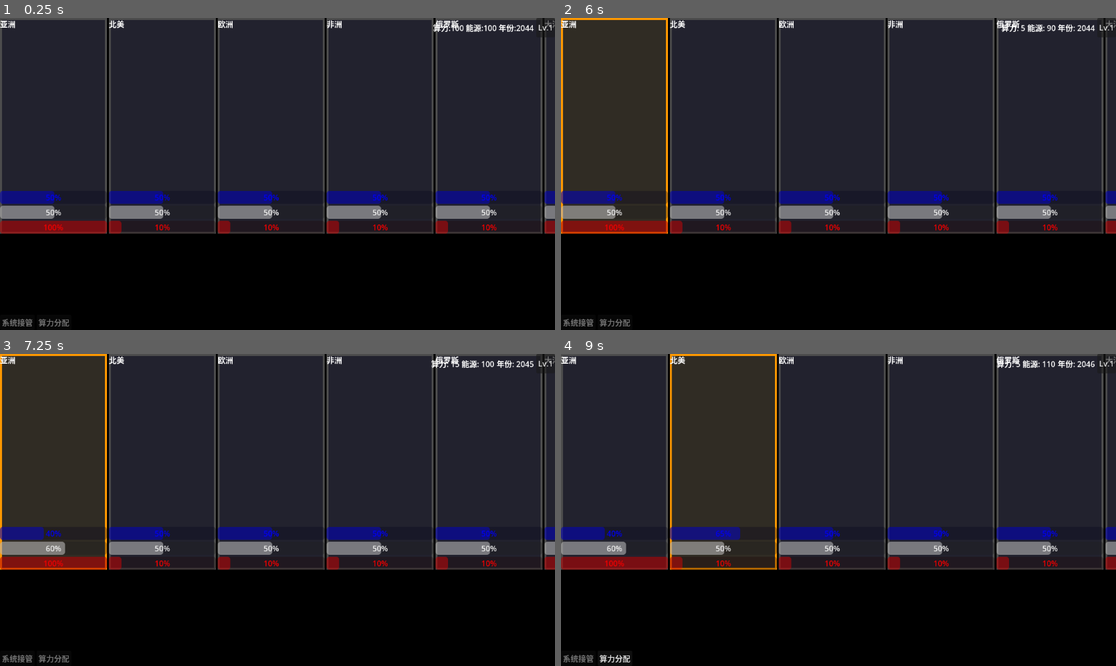
Above: before the commit, frames 1-4 (two rows, left to right).
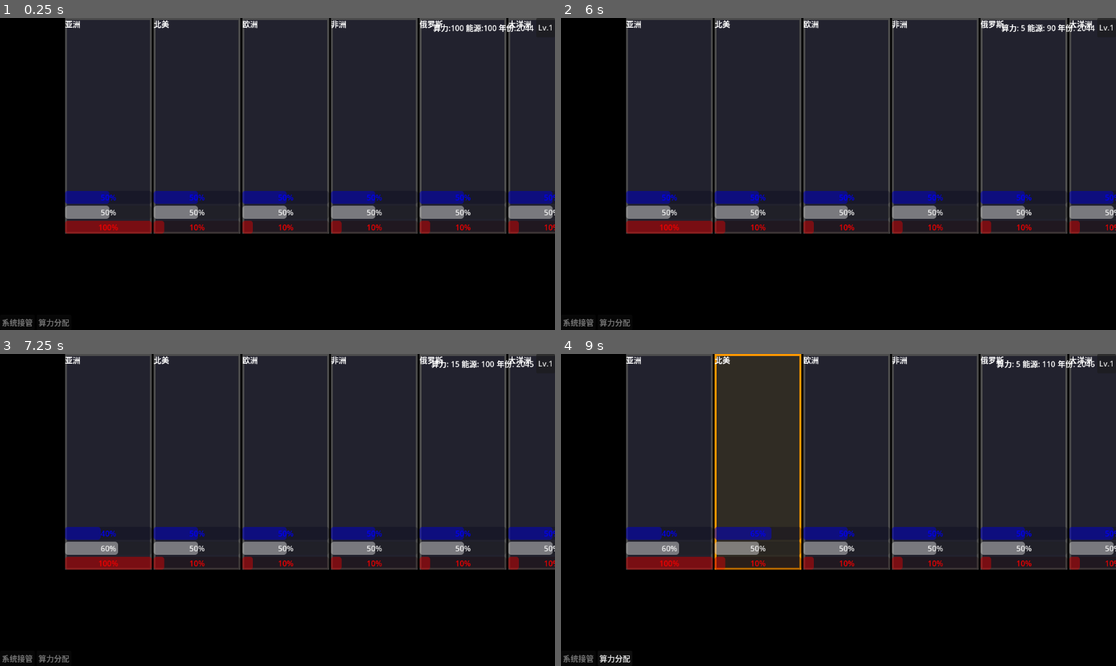
Above: after the commit, the same moments.

Repository: ltzu929/moss
Game: Godot game, scene res://scenes/main_os.tscn
The game is run twice, just before and just after one commit, with the same random seed, the same clock (stepped at 60 frames per second) and the same inputs. The engine's default icon, where the game draws it, is replaced by a stand-in: a white triangle on a blue panel in a dark square.
Inputs (mouse positions are in pixels of both pictures, inside the frame that each line leads up to):
- Up to frame 1 (0.25 s): no input
- Up to frame 2 (6 s): click "Lv.1" at 0.5 s; click "全局接管 (25算力)" at 1.25 s; click "关闭" at 2 s; click "Lv.1" at 2.75 s; click "关闭" at 3.5 s; click "Lv.1" at 4.25 s; click "关闭" at 5 s; tap Enter at 5.75 s; move the mouse to (616, 127) at 5.77 s; click (616, 127) at 5.92 s
- Up to frame 3 (7.25 s): click "旁观" at 6.5 s
- Up to frame 4 (9 s): tap Space at 7.25 s; move the mouse to (721, 463) at 7.27 s; click (721, 463) at 7.42 s; click "算力分配" at 8 s; click "提升秩序 (+15)" at 8.75 s

The runs differ from the first frame. In frame 1, 19% of the frame differs, in the area x 0-100%, y 0-70%; in frame 2, 20%; in frame 3, 20%; in frame 4, 20%.

Commit message:
refactor: 调整板块组件尺寸
- sector_info.tscn: 222x448 → 180x300
- main_os.tscn: 所有板块实例尺寸同步调整
- 为3列网格布局预留空间

Diff:
--- a/scenes/main_os.tscn
+++ b/scenes/main_os.tscn
@@ -46,37 +46,37 @@
 alignment = 1
 
 [node name="SectorInfoAsia" parent="SectorInfoContainer" unique_id=845453540 instance=ExtResource("2_qcklt")]
-custom_minimum_size = Vector2(222, 448)
+custom_minimum_size = Vector2(180, 300)
 layout_mode = 2
 data_card = ExtResource("3_sjuws")
 
 [node name="SectorInfoNa" parent="SectorInfoContainer" unique_id=680731091 instance=ExtResource("2_qcklt")]
-custom_minimum_size = Vector2(222, 448)
+custom_minimum_size = Vector2(180, 300)
 layout_mode = 2
 data_card = ExtResource("4_lwoul")
 
 [node name="SectorInfoEurope" parent="SectorInfoContainer" unique_id=883468909 instance=ExtResource("2_qcklt")]
-custom_minimum_size = Vector2(222, 448)
+custom_minimum_size = Vector2(180, 300)
 layout_mode = 2
 data_card = ExtResource("5_8e66l")
 
 [node name="SectorInfoAfrica" parent="SectorInfoContainer" unique_id=1001 instance=ExtResource("2_qcklt")]
-custom_minimum_size = Vector2(222, 448)
+custom_minimum_size = Vector2(180, 300)
 layout_mode = 2
 data_card = ExtResource("6_africa")
 
 [node name="SectorInfoRussia" parent="SectorInfoContainer" unique_id=1002 instance=ExtResource("2_qcklt")]
-custom_minimum_size = Vector2(222, 448)
+custom_minimum_size = Vector2(180, 300)
 layout_mode = 2
 data_card = ExtResource("7_russia")
 
 [node name="SectorInfoOceania" parent="SectorInfoContainer" unique_id=1003 instance=ExtResource("2_qcklt")]
-custom_minimum_size = Vector2(222, 448)
+custom_minimum_size = Vector2(180, 300)
 layout_mode = 2
 data_card = ExtResource("8_oceania")
 
 [node name="SectorInfoSouthAmerica" parent="SectorInfoContainer" unique_id=1004 instance=ExtResource("2_qcklt")]
-custom_minimum_size = Vector2(222, 448)
+custom_minimum_size = Vector2(180, 300)
 layout_mode = 2
 data_card = ExtResource("9_southam")
 
--- a/scenes/sector_info.tscn
+++ b/scenes/sector_info.tscn
@@ -3,15 +3,16 @@
 [ext_resource type="Script" uid="uid://g2le40hscppk" path="res://scripts/resources/sector_info.gd" id="1_ntx5u"]
 
 [node name="SectorInfo" type="Panel" unique_id=349971974]
+custom_minimum_size = Vector2(180, 300)
 anchors_preset = 8
 anchor_left = 0.5
 anchor_top = 0.5
 anchor_right = 0.5
 anchor_bottom = 0.5
-offset_left = -111.0
-offset_top = -224.0
-offset_right = 111.0
-offset_bottom = 224.0
+offset_left = -90.0
+offset_top = -150.0
+offset_right = 90.0
+offset_bottom = 150.0
 grow_horizontal = 2
 grow_vertical = 2
 script = ExtResource("1_ntx5u")
@@ -24,13 +25,15 @@
 grow_horizontal = 2
 
 [node name="VBoxContainer" type="VBoxContainer" parent="." unique_id=1247954770]
-custom_minimum_size = Vector2(222, 448)
+custom_minimum_size = Vector2(180, 300)
 layout_mode = 1
 anchors_preset = 15
 anchor_right = 1.0
 anchor_bottom = 1.0
 grow_horizontal = 2
 grow_vertical = 2
+size_flags_horizontal = 3
+size_flags_vertical = 3
 alignment = 2
 
 [node name="OrderBar" type="ProgressBar" parent="VBoxContainer" unique_id=1352125433]
